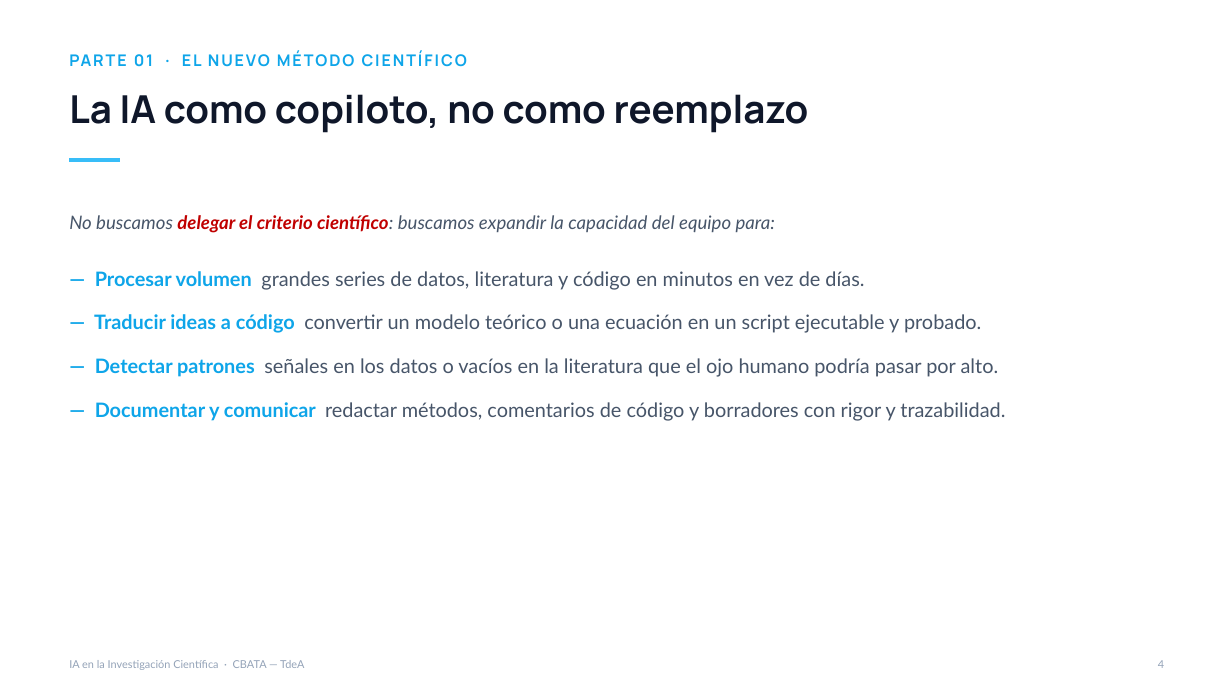
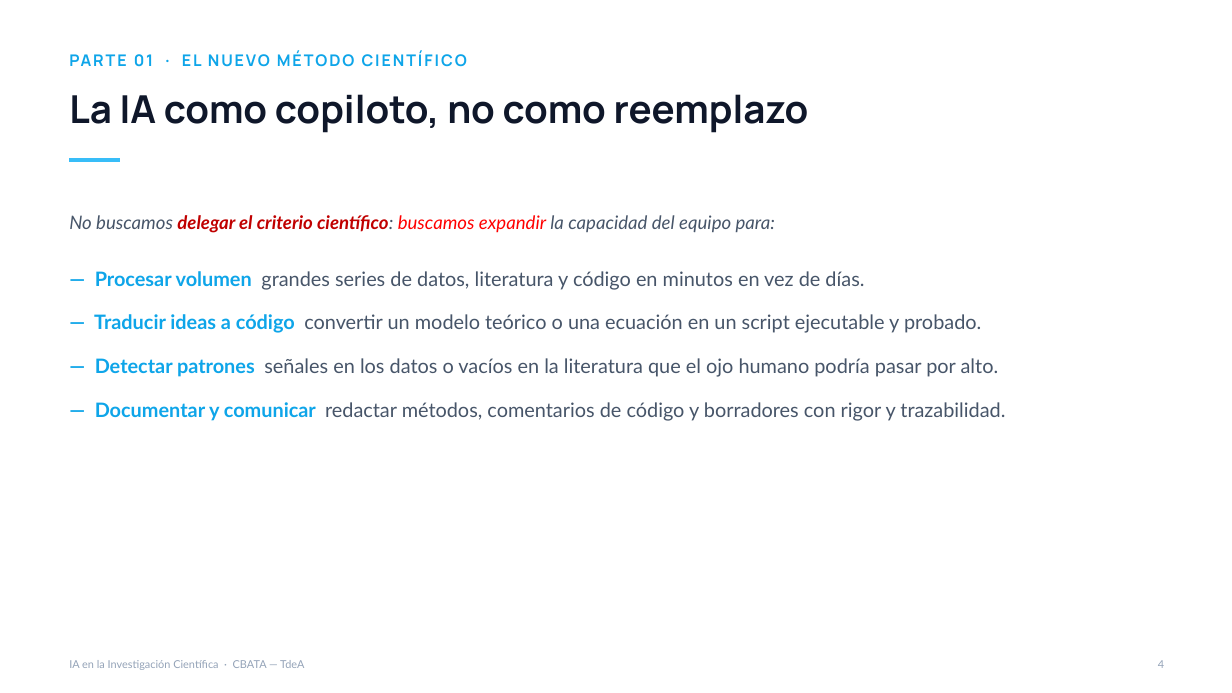
Before and after one commit to magarridot/Investigacion_Aumentada, a slide deck: slide 4 of Investigacion_Aumentada_IA_para_la_Ciencia.pptx. Drawn at 1232x693 pixels with LibreOffice and Linux fonts; fonts in the diff are those of the drawing. Boxes give left, top, right and bottom in pixels: in the first picture for what was removed or moved away, otherwise in the second. Text is boxed around its words. In the diff, an @@ line names an element or a change of style, - is before the commit and + after.

```diff
--- a/Investigacion_Aumentada_IA_para_la_Ciencia.pptx
+++ b/Investigacion_Aumentada_IA_para_la_Ciencia.pptx
@@ text "No buscamos delegar el criterio ..." at <box>69,215,775,233</box>: text colour #475569 to #FF0000 in "buscamos expandir" @@
```
Also in this commit, not shown: 1 other file.
